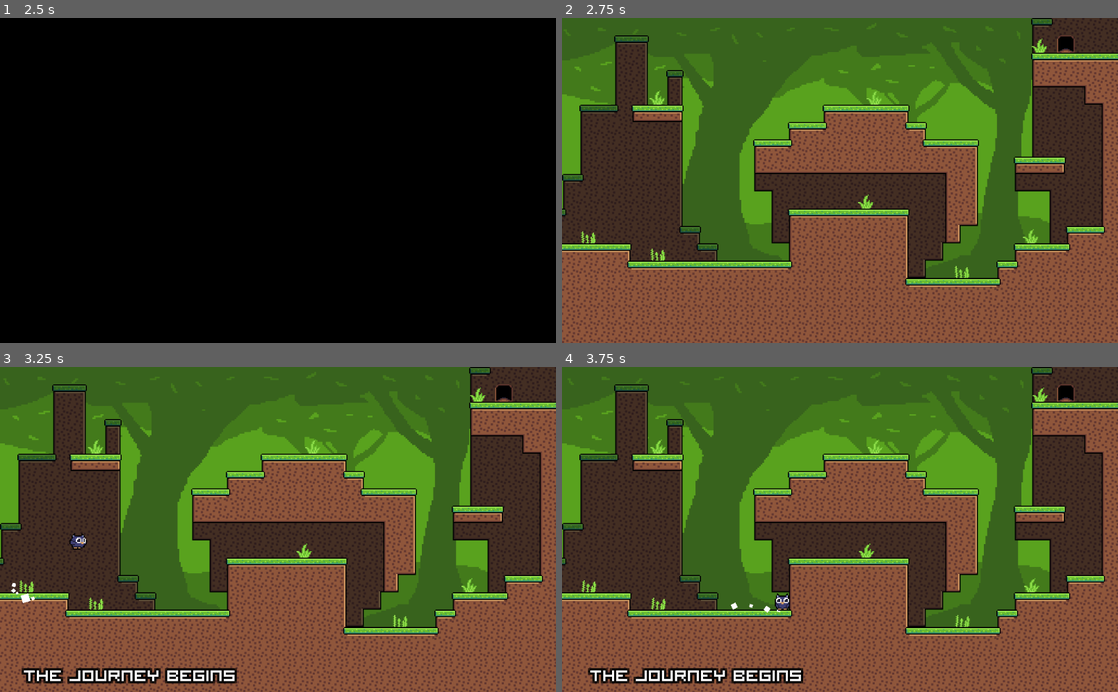
Above: before the commit, frames 1-4 (two rows, left to right).
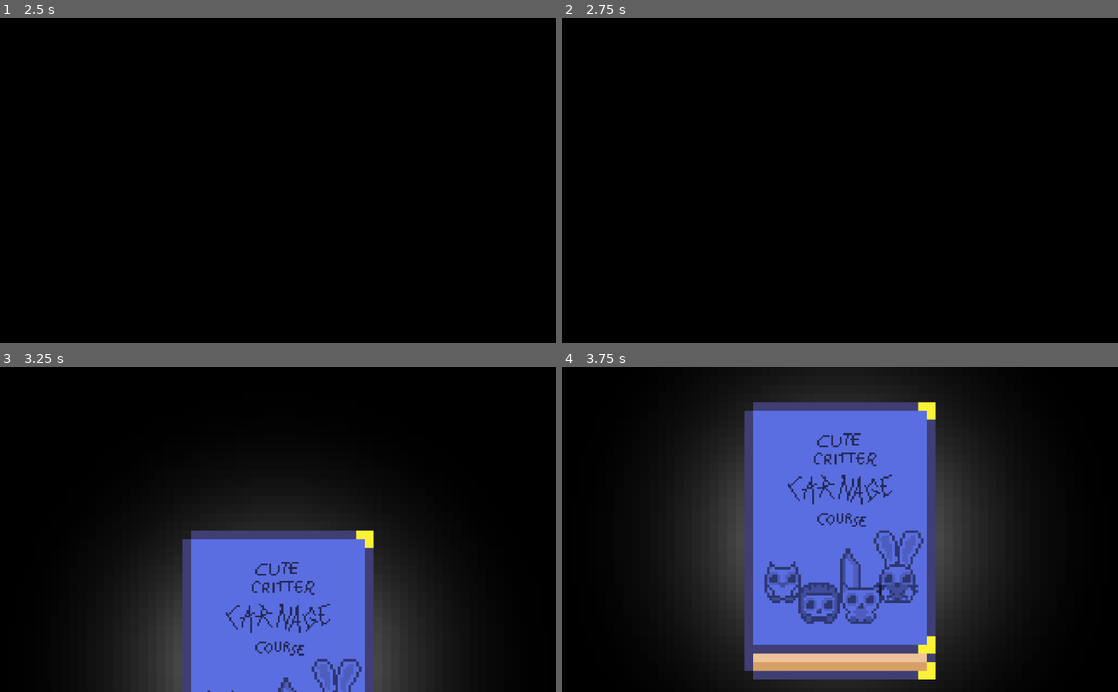
Above: after the commit, the same moments.

Repository: atka66/cccc
Game: Godot game, scene res://menu/Splash.tscn
Same seed, same stepped clock (60 frames per second), same inputs: the game is played once before the commit and once after it. Sound files missing from this copy of the repository are replaced by a short silence.
Inputs:
- Up to frame 1 (2.5 s): hold D (right_1) 0.53-2.03 s; tap S (dash_1) at 0.6 s; tap W (jump_1) at 0.77, 1.52 s; tap Down (dash_2) at 1.35 s; tap Enter at 2 s; hold A (left_1) from 2.03 s (still down); tap X (death_1) at 2.1 s
- Up to frame 2 (2.75 s): keep holding A (left_1)
- Up to frame 3 (3.25 s): release A (left_1) at 2.78 s; hold D (right_1) from 2.78 s (still down); tap L (death_2) at 2.85 s; tap W (jump_1) at 3.02 s
- Up to frame 4 (3.75 s): keep holding D (right_1); tap Left (left_2) at 3.6 s

Frame 1 is identical in both runs. In frame 2, 98% of the frame differs, in the area x 0-100%, y 0-100%; in frame 3, 98%; in frame 4, 98%.

Commit message:
book music

Diff:
--- a/Res.gd
+++ b/Res.gd
@@ -12,7 +12,7 @@
 onready var Menu = preload("res://objects/system/menu/Menu.tscn")
 onready var PlayerDummy = preload("res://objects/system/menu/PlayerDummy.tscn")
 
-var Maps = [
+const Maps = [
 	{"name":"the journey begins", "path":"res://maps/Map01.tscn"},
 	{"name":"going up", "path":"res://maps/Map03.tscn"},
 	{"name":"the pits", "path":"res://maps/Map02.tscn"},
@@ -20,6 +20,12 @@
 	{"name":"rollercoaster of emotions", "path":"res://maps/Map04.tscn"},
 	{"name":"duodenum", "path":"res://maps/Map05.tscn"},
 	{"name":"cliff hanger", "path":"res://maps/Map06.tscn"},
+]
+
+const Chapters = [
+	{"text": "forest"},
+	{"text": "plains"},
+	{"text": "desert"},
 ]
 
 onready var PlayerSkins = [
@@ -56,3 +62,5 @@
 
 #Music
 onready var AudioMusicSplash = preload("res://music/splash.ogg")
+onready var AudioMusicStoryPre = preload("res://music/story_pre.ogg")
+onready var AudioMusicStory = preload("res://music/story.ogg")
--- a/menu/Splash.gd
+++ b/menu/Splash.gd
@@ -5,4 +5,4 @@
 	$Anim.play("splash")
 
 func toGame():
-	Global.gotoCurrentMap()
+	get_tree().change_scene("res://menu/Story.tscn")
--- a/menu/Story.gd
+++ b/menu/Story.gd
@@ -1,4 +1,14 @@
 extends Node2D
+
+func _ready():
+	get_node('/root/Music').play('story_pre')
+
+func startStoryMusic():
+	get_node('/root/Music').play('story')
+
+func _input(event):
+	if event.is_action_pressed("ui_cancel"):
+		get_tree().quit()
 
 func flipPage(forward: bool):
 	if (!$Anim.is_playing()):
--- a/menu/Story.tscn
+++ b/menu/Story.tscn
@@ -1,10 +1,12 @@
-[gd_scene load_steps=9 format=2]
+[gd_scene load_steps=11 format=2]
 
 [ext_resource path="res://sprites/book.png" type="Texture" id=1]
 [ext_resource path="res://sounds/book_slide.ogg" type="AudioStream" id=2]
 [ext_resource path="res://sounds/book_pageflip_1.ogg" type="AudioStream" id=3]
 [ext_resource path="res://menu/Story.gd" type="Script" id=4]
 [ext_resource path="res://sprites/book_flare.png" type="Texture" id=5]
+[ext_resource path="res://sprites/players_silhouette.png" type="Texture" id=6]
+[ext_resource path="res://sprites/book_title.png" type="Texture" id=7]
 
 [sub_resource type="Animation" id=1]
 resource_name = "appear"
@@ -109,6 +111,20 @@
 "update": 0,
 "values": [ Vector2( 0, 0 ), Vector2( 0, 0 ), Vector2( 11, 0 ) ]
 }
+tracks/8/type = "method"
+tracks/8/path = NodePath(".")
+tracks/8/interp = 1
+tracks/8/loop_wrap = true
+tracks/8/imported = false
+tracks/8/enabled = true
+tracks/8/keys = {
+"times": PoolRealArray( 2 ),
+"transitions": PoolRealArray( 1 ),
+"values": [ {
+"args": [  ],
+"method": "startStoryMusic"
+} ]
+}
 
 [sub_resource type="Animation" id=3]
 resource_name = "flipback"
@@ -204,22 +220,58 @@
 anims/flipnext = SubResource( 2 )
 
 [node name="Book" type="Node2D" parent="."]
-position = Vector2( 512, 300 )
+position = Vector2( 512, 693.293 )
 scale = Vector2( 16, 16 )
 
 [node name="Sprite" type="Sprite" parent="Book"]
 texture = ExtResource( 5 )
 
 [node name="Closed" type="Node2D" parent="Book"]
-visible = false
-position = Vector2( 11, 0 )
 scale = Vector2( 1, 1 )
 
 [node name="BookSprite" type="Sprite" parent="Book/Closed"]
 texture = ExtResource( 1 )
 hframes = 2
 
+[node name="Title" type="Sprite" parent="Book/Closed"]
+modulate = Color( 1, 1, 1, 0.627451 )
+position = Vector2( 0, -7 )
+scale = Vector2( 0.2, 0.2 )
+texture = ExtResource( 7 )
+
+[node name="Owl" type="Sprite" parent="Book/Closed"]
+modulate = Color( 1, 1, 1, 0.501961 )
+scale = Vector2( 0.3, 0.3 )
+texture = ExtResource( 6 )
+offset = Vector2( -22, 8 )
+hframes = 4
+
+[node name="Hedgehog" type="Sprite" parent="Book/Closed"]
+modulate = Color( 1, 1, 1, 0.501961 )
+scale = Vector2( 0.3, 0.3 )
+texture = ExtResource( 6 )
+offset = Vector2( -8, 16 )
+hframes = 4
+frame = 1
+
+[node name="Bunny" type="Sprite" parent="Book/Closed"]
+modulate = Color( 1, 1, 1, 0.501961 )
+scale = Vector2( 0.3, 0.3 )
+texture = ExtResource( 6 )
+offset = Vector2( 22, 8 )
+hframes = 4
+frame = 3
+
+[node name="Squirrel" type="Sprite" parent="Book/Closed"]
+modulate = Color( 1, 1, 1, 0.501961 )
+scale = Vector2( 0.3, 0.3 )
+texture = ExtResource( 6 )
+offset = Vector2( 8, 16 )
+hframes = 4
+frame = 2
+
 [node name="Opened" type="Node2D" parent="Book"]
+visible = false
 
 [node name="BookLeftSprite" type="Sprite" parent="Book/Opened"]
 position = Vector2( -11, 0 )
--- a/objects/system/Music.gd
+++ b/objects/system/Music.gd
@@ -7,6 +7,10 @@
 	match stage:
 		'splash':
 			audioStream = Res.AudioMusicSplash
+		'story_pre':
+			audioStream = Res.AudioMusicStoryPre
+		'story':
+			audioStream = Res.AudioMusicStory
 	if $Audio.stream != audioStream:
 		$Audio.stream = audioStream
 		if !muted:
--- a/objects/system/menu/Menu.tscn
+++ b/objects/system/menu/Menu.tscn
@@ -263,13 +263,11 @@
 [node name="LeftEye" type="AnimatedSprite" parent="QuitPrompt/SadOwl"]
 position = Vector2( -6, -2 )
 frames = ExtResource( 7 )
-frame = 1
 playing = true
 
 [node name="RightEye" type="AnimatedSprite" parent="QuitPrompt/SadOwl"]
 position = Vector2( 6, -2 )
 frames = ExtResource( 7 )
-frame = 1
 playing = true
 
 [node name="AppearAudio" type="AudioStreamPlayer2D" parent="QuitPrompt/SadOwl"]
@@ -288,13 +286,13 @@
 [node name="LeftEye" type="AnimatedSprite" parent="QuitPrompt/SadHedgehog"]
 position = Vector2( -6, -1 )
 frames = ExtResource( 7 )
-frame = 2
+frame = 1
 playing = true
 
 [node name="RightEye" type="AnimatedSprite" parent="QuitPrompt/SadHedgehog"]
 position = Vector2( 6, -1 )
 frames = ExtResource( 7 )
-frame = 2
+frame = 1
 playing = true
 
 [node name="AppearAudio" type="AudioStreamPlayer2D" parent="QuitPrompt/SadHedgehog"]
Not shown, added: music/story.ogg.import
Not shown, added: music/story_pre.ogg.import
Binary file added: sprites/book_title.png
Not shown, added: sprites/book_title.png.import
Binary file added: sprites/players_silhouette.png
Not shown, added: sprites/players_silhouette.png.import
Not shown, added: music/story.mmpz
Not shown, added: music/story.ogg
Not shown, added: music/story_pre.ogg
